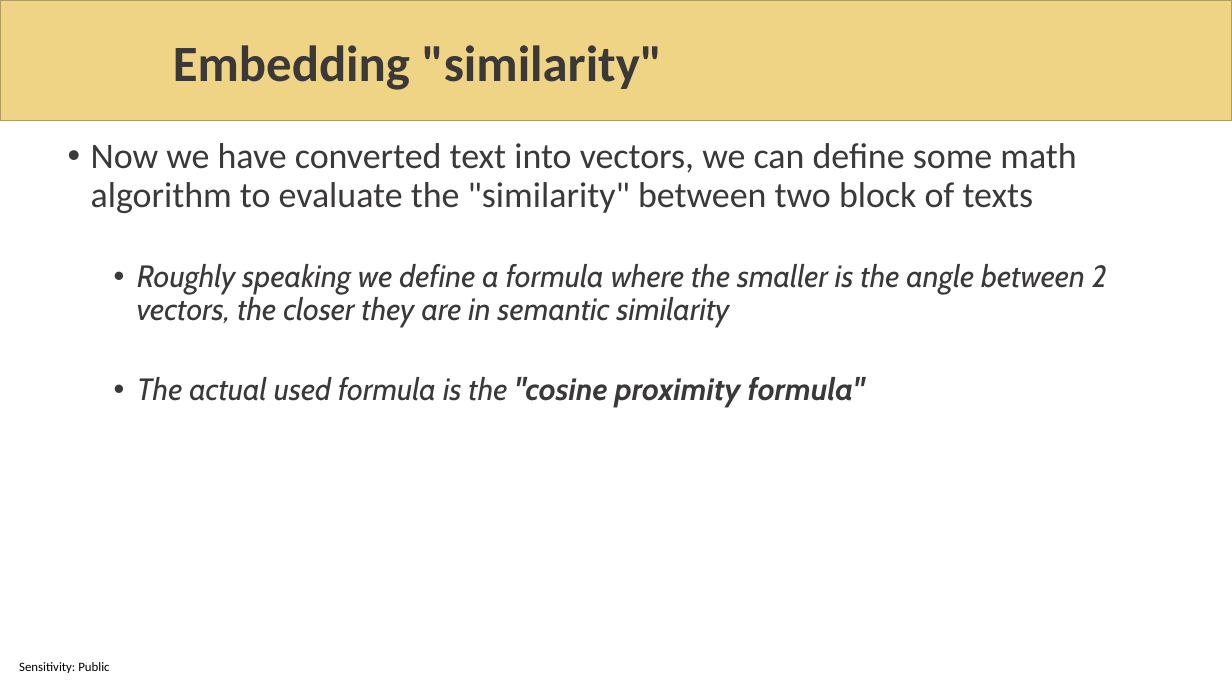
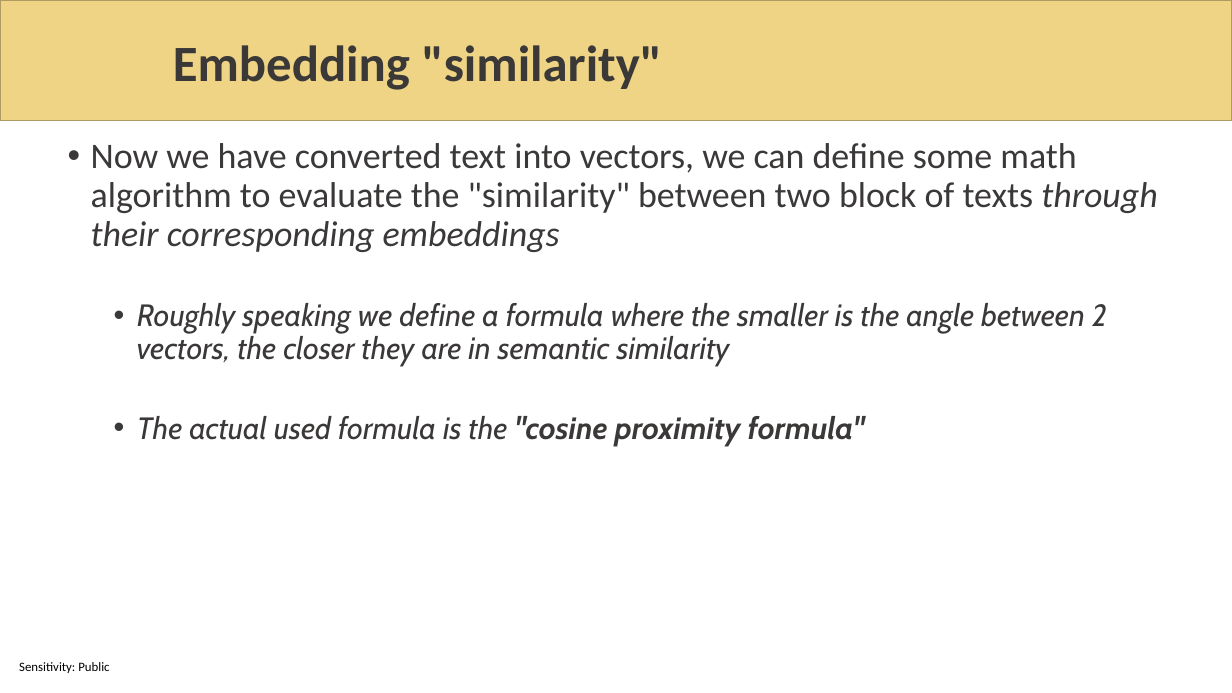
Before and after one commit to sabbadino/AzureDay2023Torino, a slide deck: slide 16 of sessions/room1_15_30/azure-day-ChatBot.pptx. Drawn at 1232x693 pixels with LibreOffice and Linux fonts; fonts in the diff are those of the drawing; background and template pictures are left out. Boxes give left, top, right and bottom in pixels: in the first picture for what was removed or moved away, otherwise in the second. Text is boxed around its words. In the diff, an @@ line names an element or a change of style, - is before the commit and + after.

```diff
--- a/sessions/room1_15_30/azure-day-ChatBot.pptx
+++ b/sessions/room1_15_30/azure-day-ChatBot.pptx
@@ text at <box>91,143,1158,252</box>: text changed @@
-• Now we have converted text into vectors, we can define some math algorithm to evaluate the "similarity" between two block of texts
+• Now we have converted text into vectors, we can define some math algorithm to evaluate the "similarity" between two block of texts through their corresponding embeddings
```
Also in this commit, not shown: 9 other slides changed, 1 slide added, 2 slides removed, 2 other files.
